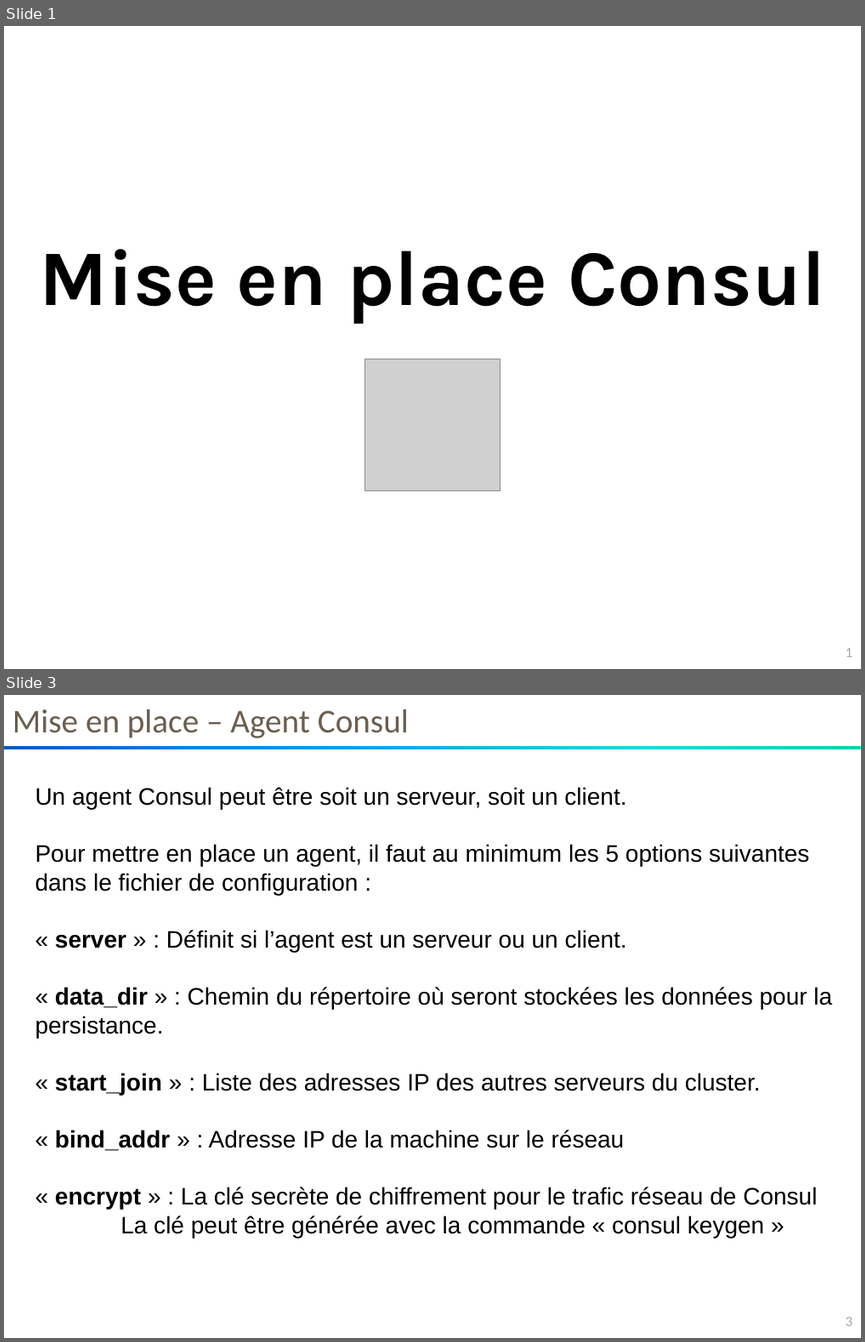
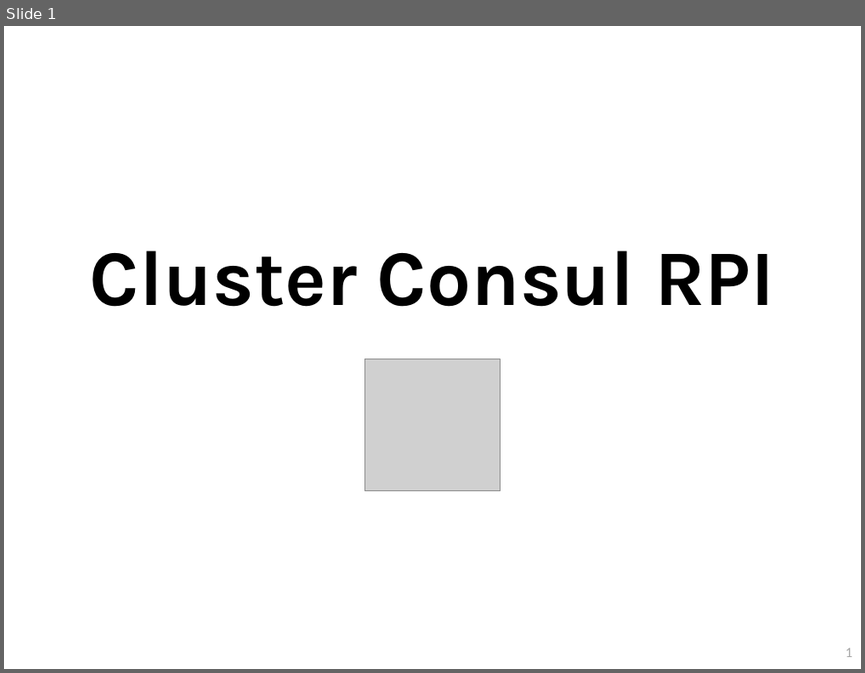
Before and after one commit to so-technology-watch/consul-poc, a slide deck: doc/setup/Cluster-Consul-v1.0.pptx. Shown one above the other, each under a label of ours: slides 1 and 3 before the commit, slide 1 after it; the slides between them are not shown. The pictures are 865x1342 and 865x673 pixels, drawn with LibreOffice and Linux fonts; fonts in the diff are those of the drawing; grey boxes stand for pictures. Boxes give left, top, right and bottom in pixels: in the first picture for what was removed or moved away, otherwise in the second. Text is boxed around its words. In the diff, an @@ line names an element or a change of style, - is before the commit and + after.

```diff
--- a/doc/setup/Cluster-Consul-v1.0.pptx
+++ b/doc/setup/Cluster-Consul-v1.0.pptx
@@ slide 3 removed at bbox=[4, 695, 861, 1338], background #FFFFFF; not listed: 1 template element that a slide beside it also shows @@
@@ text removed at bbox=[12, 709, 409, 738] @@
-Mise en place – Agent Consul
@@ rectangle removed at bbox=[4, 746, 861, 750] @@
@@ text removed at bbox=[35, 787, 832, 1237] @@
-Un agent Consul peut être soit un serveur, soit un client.
-Pour mettre en place un agent, il faut au minimum les 5 options suivantes dans le fichier de configuration :
-« server » : Définit si l’agent est un serveur ou un client.
-« data_dir » : Chemin du répertoire où seront stockées les données pour la persistance.
-« start_join » : Liste des adresses IP des autres serveurs du cluster.
-« bind_addr » : Adresse IP de la machine sur le réseau
-« encrypt » : La clé secrète de chiffrement pour le trafic réseau de Consul
-La clé peut être générée avec la commande « consul keygen »
@@ slide 1 changed as well @@
@@ text at bbox=[90, 250, 774, 306]: text changed @@
-Mise en place Consul
+Cluster Consul RPI
```
Also in this commit, not shown: 4 slides added, 6 other slides removed, 1 other file.
